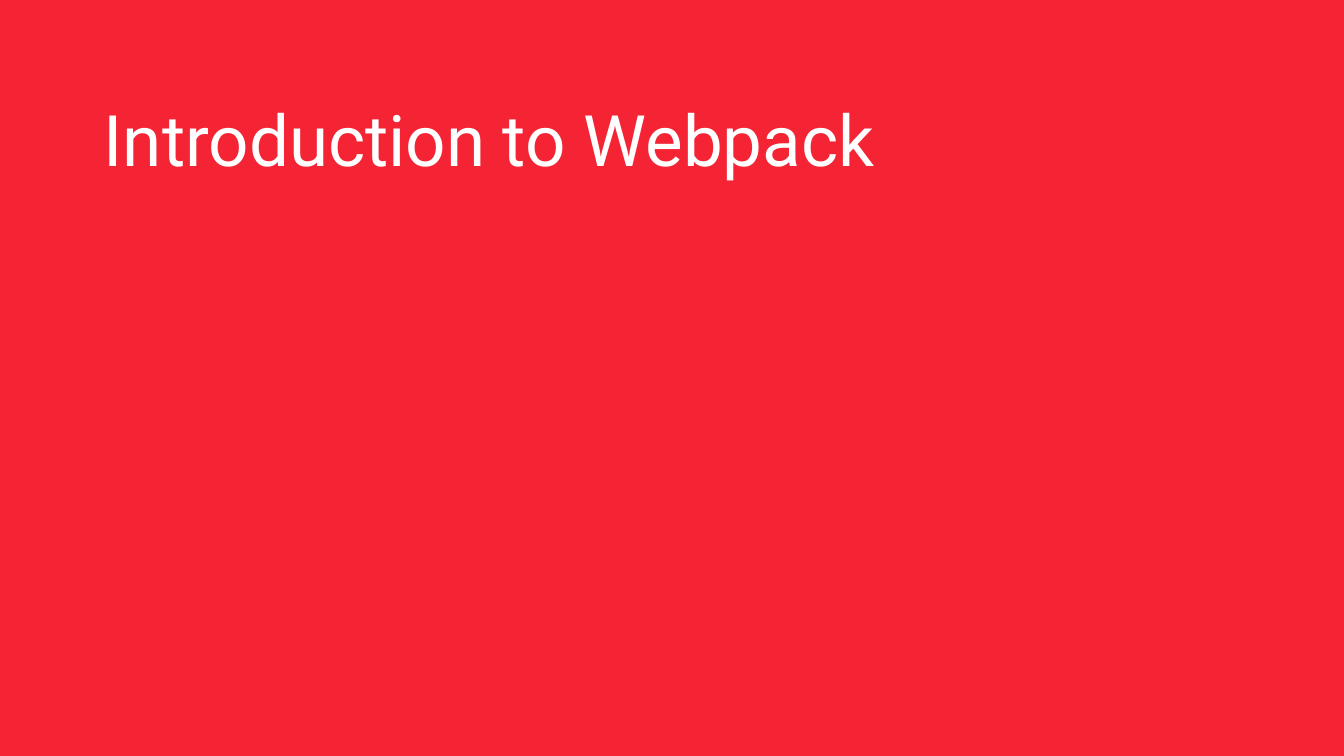
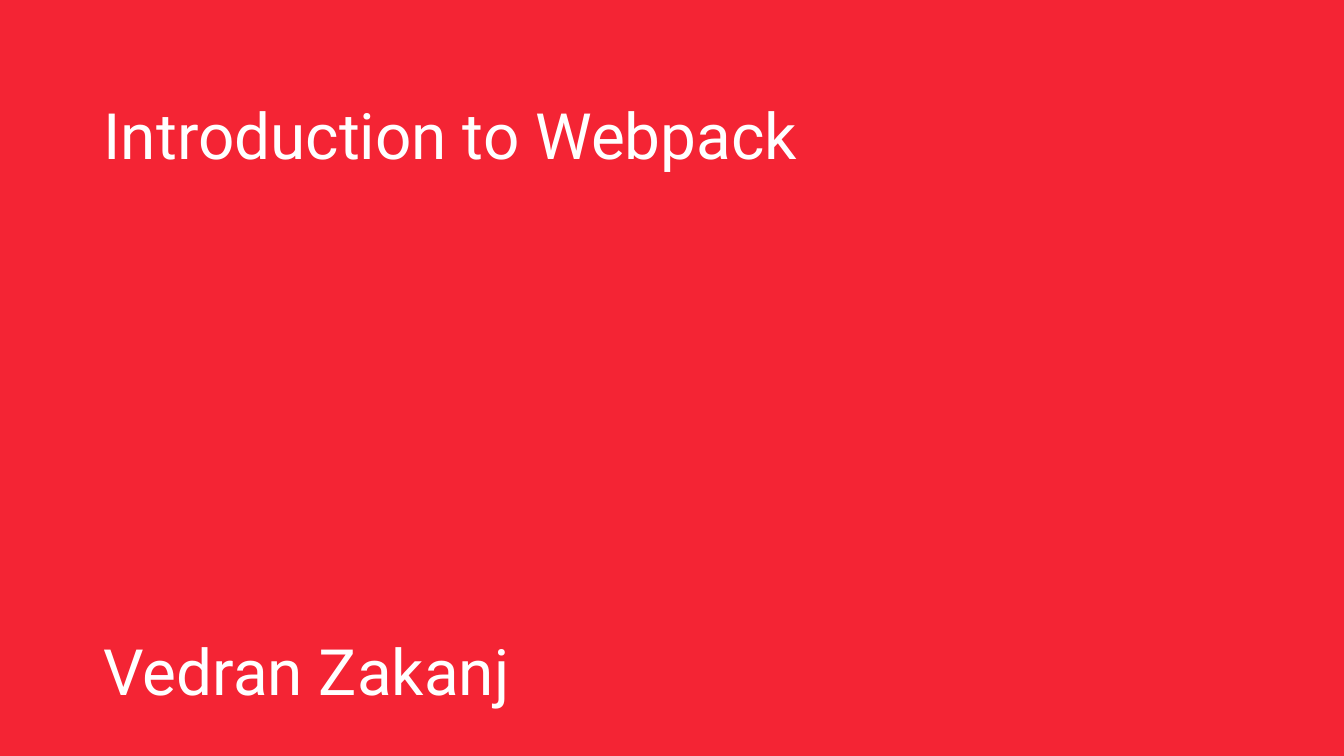
Before and after one commit to vzakanj/webpack-intro, a slide deck: slide 1 of webpack-introduction.pptx. Drawn at 1344x756 pixels with LibreOffice and Linux fonts; fonts in the diff are those of the drawing; background and template pictures are left out. Boxes give left, top, right and bottom in pixels: in the first picture for what was removed or moved away, otherwise in the second. Text is boxed around its words. In the diff, an @@ line names an element or a change of style, - is before the commit and + after.

```diff
--- a/webpack-introduction.pptx
+++ b/webpack-introduction.pptx
@@ title at (104,111,797,709): text changed; size 38 to 34.2 pt @@
-Introduction to Webpack
+Introduction to Webpack
+Vedran Zakanj
```
Also in this commit, not shown: 2 other slides changed, 6 slides added.
